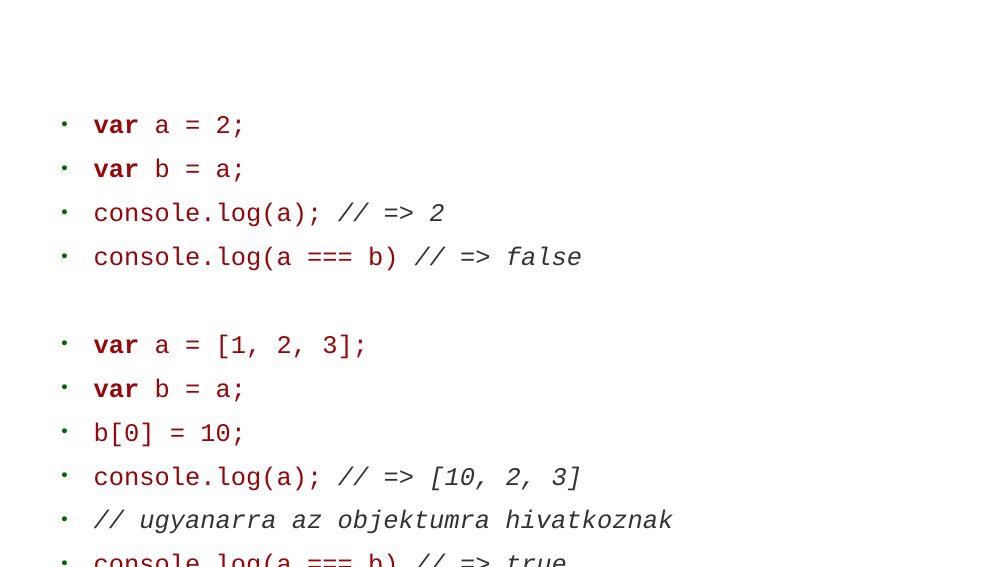
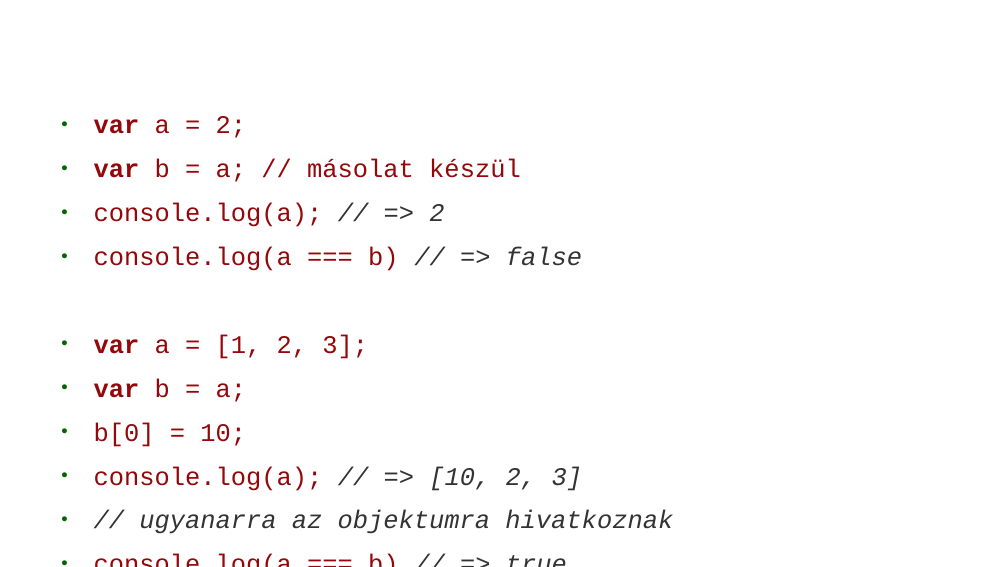
Before and after one commit to webandras/google_earth_engine_kutatas, a slide deck: slide 19 of google_earth_engine_gulacsi_andras_2018.odp. Drawn at 1008x567 pixels with LibreOffice and Linux fonts; fonts in the diff are those of the drawing; background and template pictures are left out. Boxes give left, top, right and bottom in pixels: in the first picture for what was removed or moved away, otherwise in the second. Text is boxed around its words. In the diff, an @@ line names an element or a change of style, - is before the commit and + after.

```diff
--- a/google_earth_engine_gulacsi_andras_2018.odp
+++ b/google_earth_engine_gulacsi_andras_2018.odp
@@ text at box(94, 158, 521, 182): text changed @@
-● var b = a;
+● var b = a; // másolat készül
```
Also in this commit, not shown: 7 other slides changed, 1 other file.
